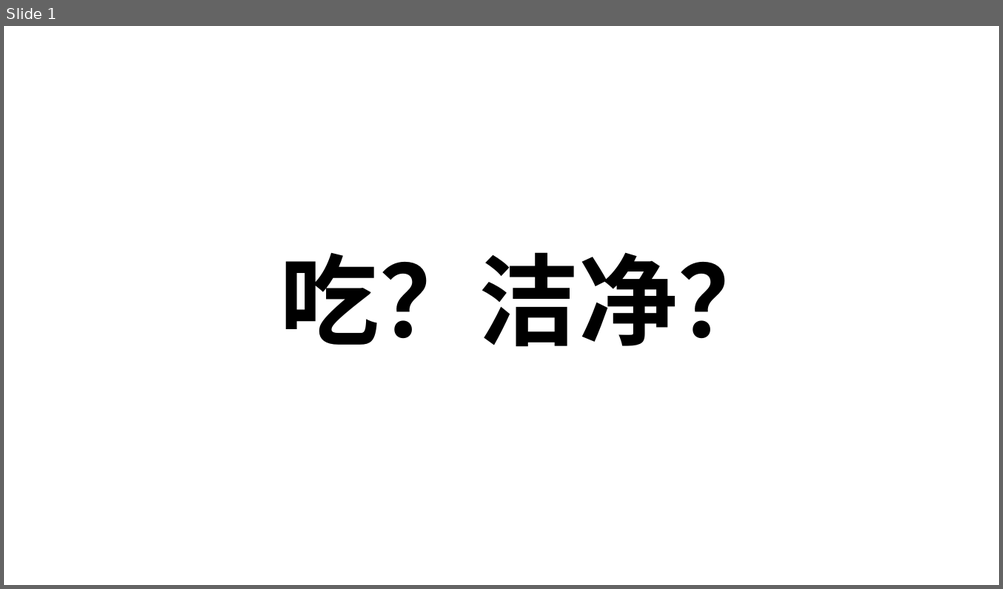
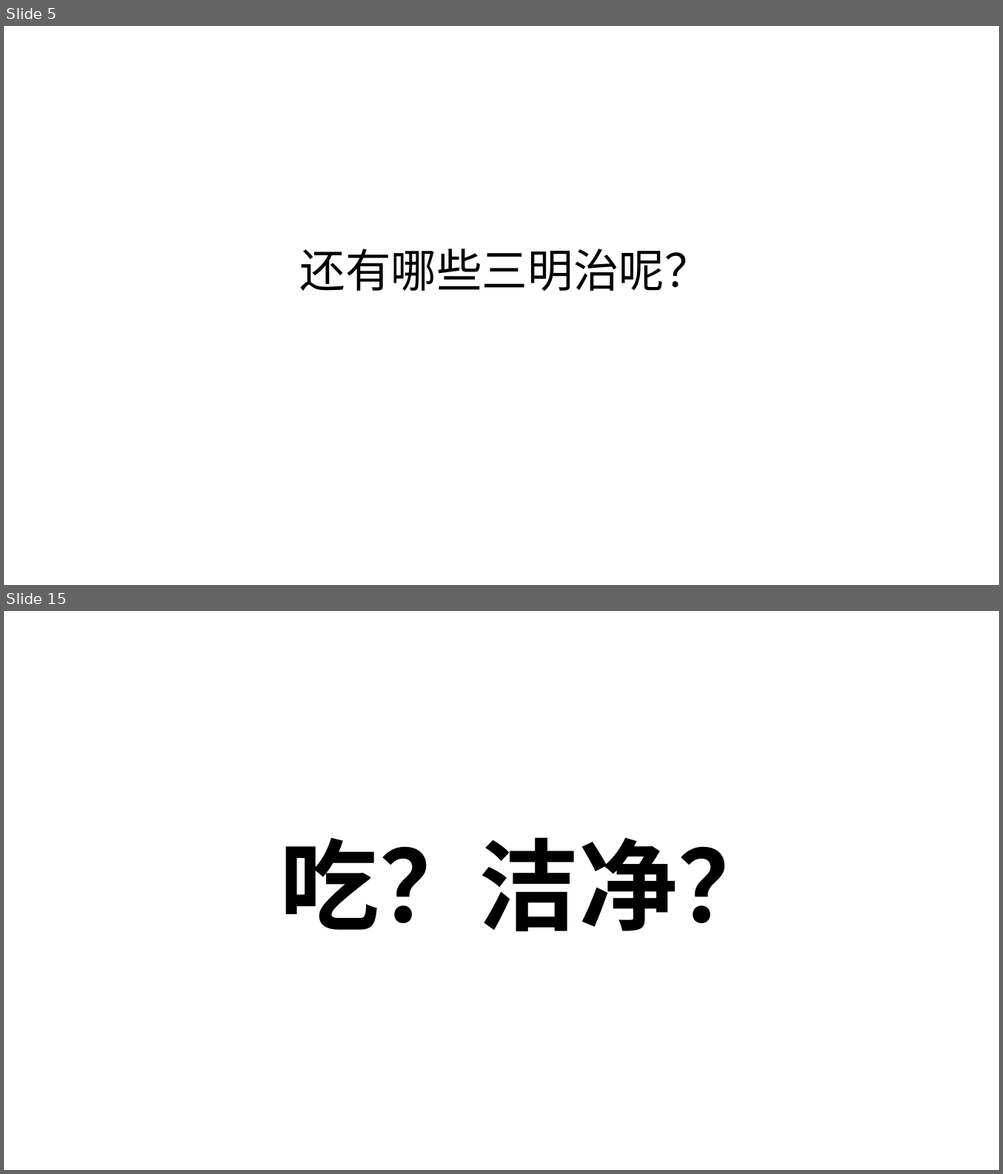
Before and after one commit to zy-hz/my-bible, a slide deck: 读经笔记/各卷圣经/03 利未记/周三.pptx. Shown one above the other, each under a label of ours: slide 1 before the commit, slides 5 and 15 after it; the slides between them are not shown. The pictures are 1003x589 and 1003x1174 pixels, drawn with LibreOffice and Linux fonts; fonts in the diff are those of the drawing. Boxes give left, top, right and bottom in pixels: in the first picture for what was removed or moved away, otherwise in the second. Text is boxed around its words. In the diff, an @@ line names an element or a change of style, - is before the commit and + after.

```diff
--- a/读经笔记/各卷圣经/03 利未记/周三.pptx
+++ b/读经笔记/各卷圣经/03 利未记/周三.pptx
@@ slide 5 added at box(4, 26, 999, 585), background #FFFFFF @@
@@ title added at box(300, 249, 710, 291), 44 pt, text #000000 @@
+还有哪些三明治呢？
@@ what was slide 1 is now slide 15 @@
```
Also in this commit, not shown: 13 other slides added, 16 other files.
